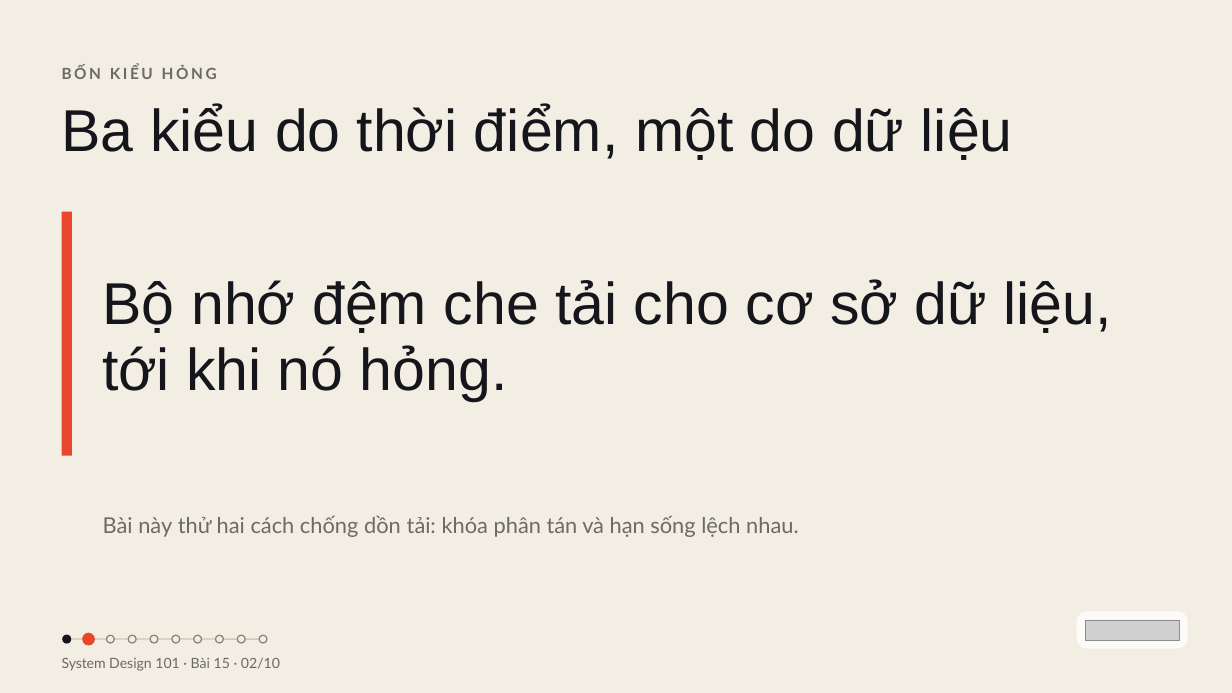
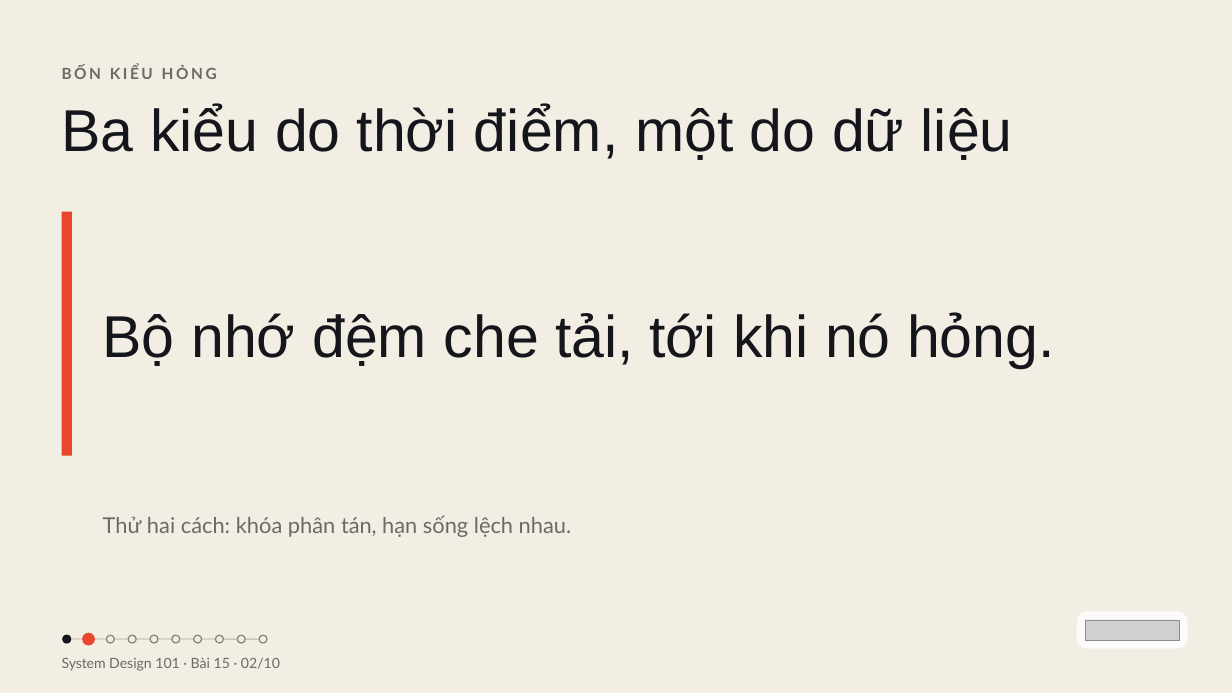
Before and after one commit to vohoailinh90/tool-marketing-studio, a slide deck: slide 2 of system-design-101/vi/lessons/sd-06-015/slides/sd-06-015.pptx. Drawn at 1232x693 pixels with LibreOffice and Linux fonts; fonts in the diff are those of the drawing; grey boxes stand for pictures. Boxes give left, top, right and bottom in pixels: in the first picture for what was removed or moved away, otherwise in the second. Text is boxed around its words. In the diff, an @@ line names an element or a change of style, - is before the commit and + after.

```diff
--- a/system-design-101/vi/lessons/sd-06-015/slides/sd-06-015.pptx
+++ b/system-design-101/vi/lessons/sd-06-015/slides/sd-06-015.pptx
@@ text at (x1=103, y1=312, x2=1055, y2=368): text changed @@
-Bộ nhớ đệm che tải cho cơ sở dữ liệu, tới khi nó hỏng.
+Bộ nhớ đệm che tải, tới khi nó hỏng.
@@ text at (x1=103, y1=515, x2=572, y2=537): text changed @@
-Bài này thử hai cách chống dồn tải: khóa phân tán và hạn sống lệch nhau.
+Thử hai cách: khóa phân tán, hạn sống lệch nhau.
```
Also in this commit, not shown: 8 other slides changed, 4 other files.
